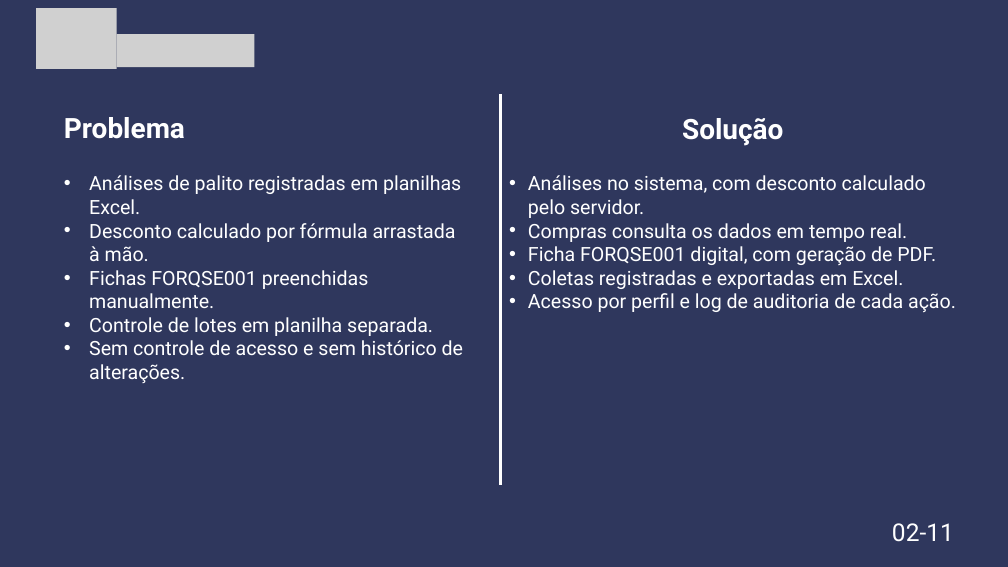
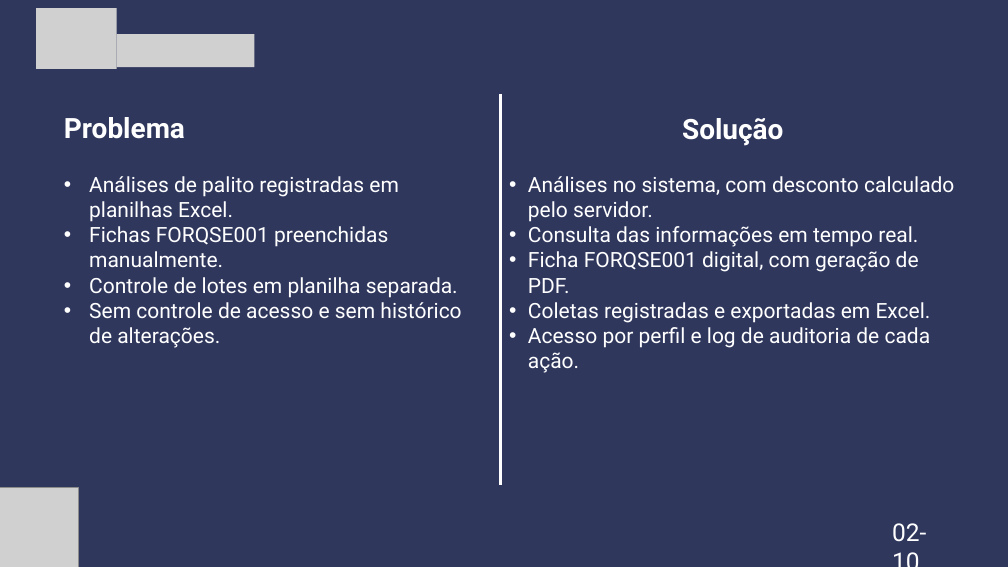
Before and after one commit to Jp-Ortolan/Sistema-controle-qualidade-verdelandia, a slide deck: slide 2 of docs/arquivos/Apresentacao_Final_SCQ_Verdelandia.pptx. Drawn at 1008x567 pixels with LibreOffice and Linux fonts; fonts in the diff are those of the drawing; grey boxes stand for pictures. Boxes give left, top, right and bottom in pixels: in the first picture for what was removed or moved away, otherwise in the second. Text is boxed around its words. In the diff, an @@ line names an element or a change of style, - is before the commit and + after.

```diff
--- a/docs/arquivos/Apresentacao_Final_SCQ_Verdelandia.pptx
+++ b/docs/arquivos/Apresentacao_Final_SCQ_Verdelandia.pptx
@@ text "Análises de palito registradas em ..." at (89,176,461,348): size 28 to 30 pt @@
@@ text at (528,176,954,373): size 28 to 30 pt in "Análises no sistema, com desconto calculado pelo ...", "Ficha FORQSE001 digital, com geração de PDF.", "Coletas registradas e exportadas em Excel.", "Acesso por perfil e log de auditoria ..." @@
@@ text at (89,223,456,261): paragraph removed @@
-• Desconto calculado por fórmula arrastada à mão.
@@ text at (528,226,918,247): text changed; size 28 to 30 pt @@
-• Compras consulta os dados em tempo real.
+• Consulta das informações em tempo real.
@@ picture added at (0,487,79,567) @@
@@ text at (892,523,926,542): text changed @@
-02-11
+02-10
```
Also in this commit, not shown: 7 other slides changed, 2 slides added, 3 slides removed, 4 other files.
